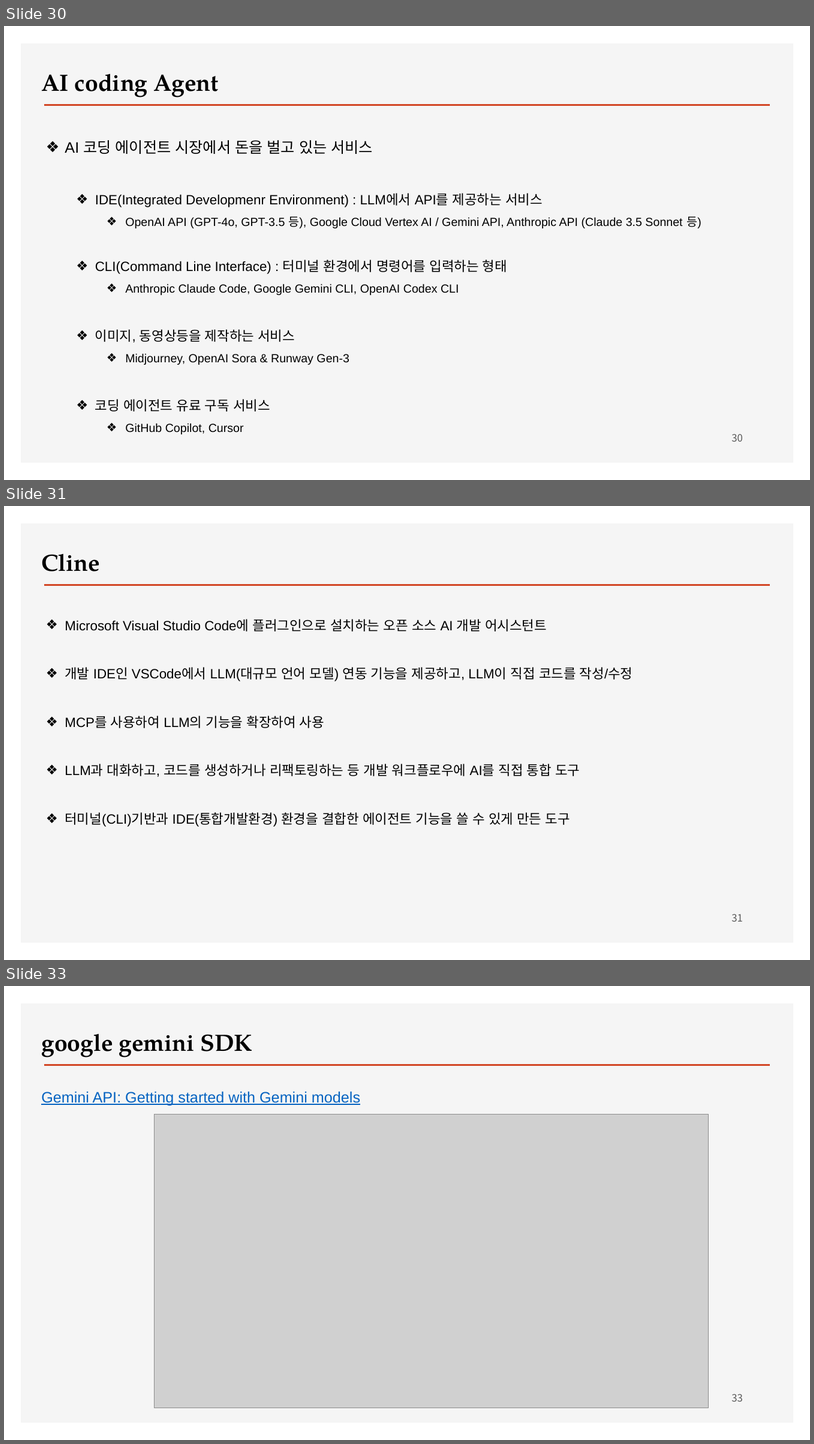
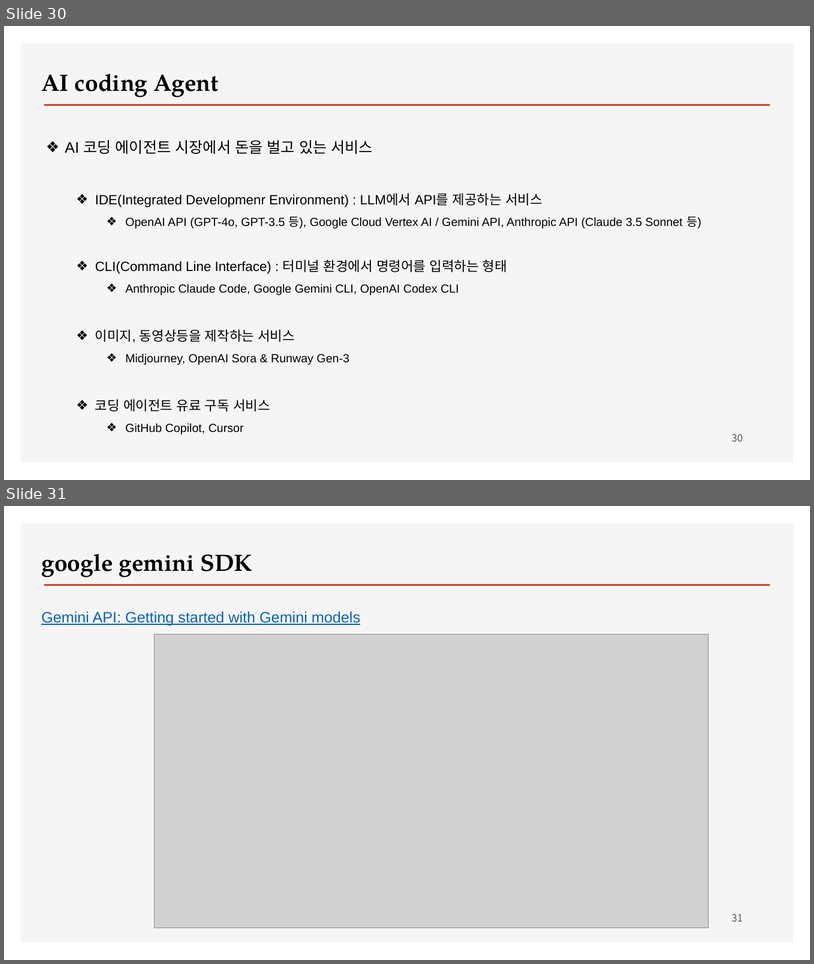
Before and after one commit to ancestor9/2026_Fall_AI-Workflow, a slide deck: PPTs/01_What is AI Workflow.pptx. Shown one above the other, each under a label of ours: slides 30, 31 and 33 before the commit, slides 30 and 31 after it; the slides between them are not shown. The pictures are 814x1444 and 814x964 pixels, drawn with LibreOffice and Linux fonts; fonts in the diff are those of the drawing; grey boxes stand for pictures; background and template pictures are left out. Boxes give left, top, right and bottom in pixels: in the first picture for what was removed or moved away, otherwise in the second. Text is boxed around its words. In the diff, an @@ line names an element or a change of style, - is before the commit and + after.

```diff
--- a/PPTs/01_What is AI Workflow.pptx
+++ b/PPTs/01_What is AI Workflow.pptx
@@ slide 31 removed at bbox=[4, 506, 810, 960], background #FFFFFF; not listed: 2 template elements that a slide beside it also shows @@
@@ text removed at bbox=[41, 553, 100, 571] @@
-Cline
@@ text removed at bbox=[65, 619, 633, 826] @@
-❖ Microsoft Visual Studio Code에 플러그인으로 설치하는 오픈 소스 AI 개발 어시스턴트
-❖ 개발 IDE인 VSCode에서 LLM(대규모 언어 모델) 연동 기능을 제공하고, LLM이 직접 코드를 작성/수정
-❖ MCP를 사용하여 LLM의 기능을 확장하여 사용
-❖ LLM과 대화하고, 코드를 생성하거나 리팩토링하는 등 개발 워크플로우에 AI를 직접 통합 도구
-❖ 터미널(CLI)기반과 IDE(통합개발환경) 환경을 결합한 에이전트 기능을 쓸 수 있게 만든 도구
@@ page number removed at bbox=[732, 913, 743, 921] @@
-31
@@ what was slide 33 is now slide 31 @@
@@ page number at bbox=[732, 913, 743, 921]: text changed @@
-33
+31
```
Also in this commit, not shown: 4 slides changed, 3 other slides removed.
